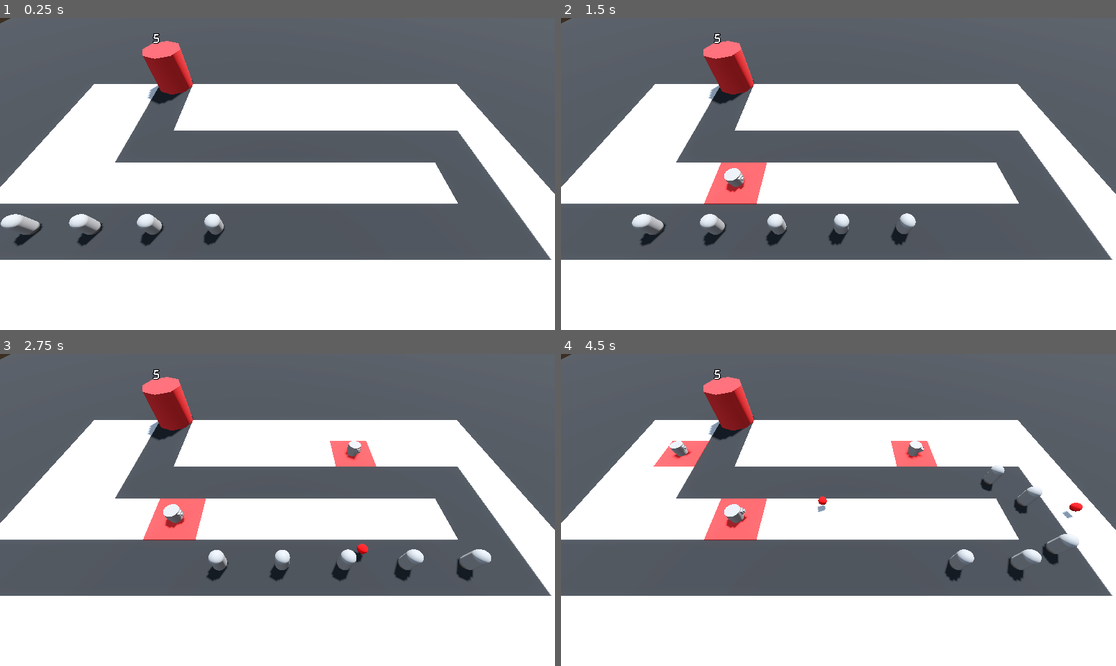
Above: before the commit, frames 1-4 (two rows, left to right).
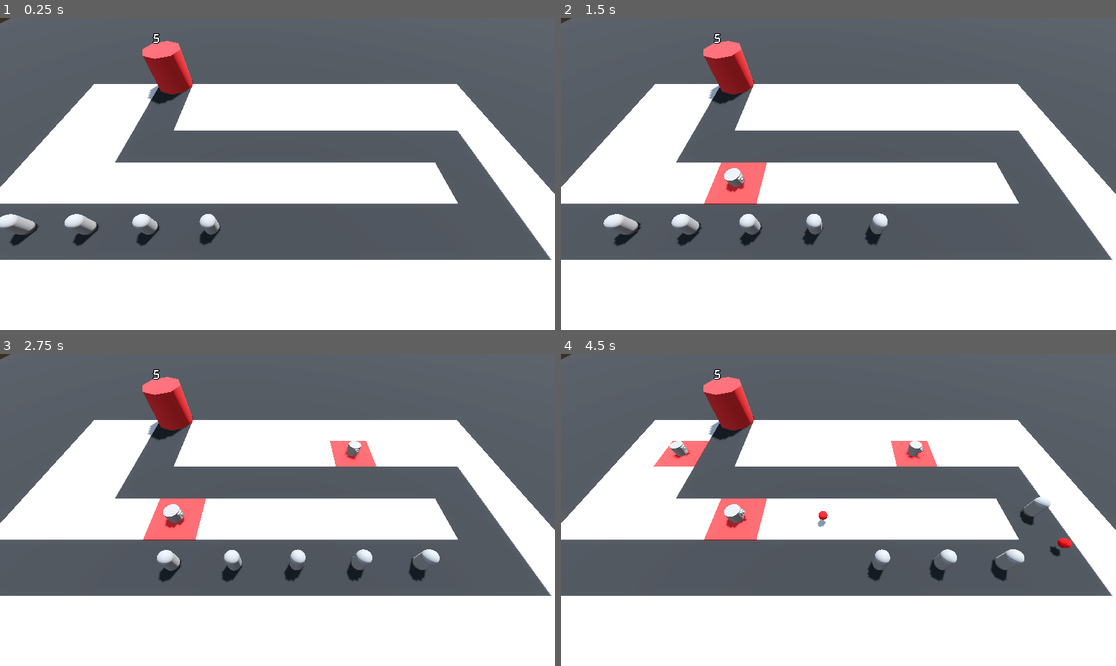
Above: after the commit, the same moments.

Repository: sushant102004/Barbarian-Tower-Defense-Game
Game: Godot game, scene res://Scenes/BaseLevel.tscn
Two runs of this game, one before a commit and one after it. Both use one fixed random seed, a clock stepped at 60 frames per second and the inputs below.
Inputs (mouse positions are in pixels of both pictures, inside the frame that each line leads up to):
- Up to frame 1 (0.25 s): no input
- Up to frame 2 (1.5 s): move the mouse to (960, 158) at 0.52 s; press the mouse at (960, 158) at 0.53 s; move the mouse to (727, 189) at 1.27 s; release the mouse at (727, 189) at 1.28 s; click (727, 189) at 1.35 s
- Up to frame 3 (2.75 s): move the mouse to (333, 441) at 2.02 s; press the mouse at (333, 441) at 2.03 s
- Up to frame 4 (4.5 s): move the mouse to (810, 572) at 2.77 s; release the mouse at (810, 572) at 2.78 s; click (810, 572) at 2.85 s; move the mouse to (1005, 556) at 3.52 s; press the mouse at (1005, 556) at 3.53 s; move the mouse to (672, 463) at 4.27 s; release the mouse at (672, 463) at 4.28 s; click (672, 463) at 4.35 s

The runs differ from the first frame. In frame 1, 0.9% of the frame differs, in the area x 0-41%, y 62-74%; in frame 2, 2.3%, in the area x 7-64%, y 50-74%; in frame 3, 2.1%; in frame 4, 1.9%.

Commit message:
added damage to enemy

Diff:
--- a/Scenes/enemy.gd
+++ b/Scenes/enemy.gd
@@ -1,11 +1,24 @@
 extends PathFollow3D
 
 @export var enemy_movement_speed : float = 0
+@export var max_health := 50.0
+
+var current_health : float:
+	set (health):
+		current_health = health
+
+		# Destroying Enemy Scene
+		if current_health < 1:
+			queue_free()
+
+func _ready():
+	current_health = max_health
+
 
 @onready var base = get_tree().get_first_node_in_group("base")
 
 func _process(delta: float) -> void:
-	progress += delta + enemy_movement_speed / 2
+	progress += delta + enemy_movement_speed / 2.5
 	if progress_ratio == 1:
 		base.take_damage()
 		set_process(false)
--- a/Scenes/enemy.tscn
+++ b/Scenes/enemy.tscn
@@ -1,8 +1,10 @@
-[gd_scene load_steps=3 format=3 uid="uid://c63bwcchio3ny"]
+[gd_scene load_steps=4 format=3 uid="uid://c63bwcchio3ny"]
 
 [ext_resource type="Script" path="res://Scenes/enemy.gd" id="1_7tnhy"]
 
 [sub_resource type="CapsuleMesh" id="CapsuleMesh_pb5o3"]
+
+[sub_resource type="CapsuleShape3D" id="CapsuleShape3D_tq6o1"]
 
 [node name="Enemy" type="PathFollow3D"]
 transform = Transform3D(0.00239415, 0, -0.999997, 0, 1, 0, 0.999997, 0, 0.00239415, 0, 0, 0)
@@ -13,3 +15,9 @@
 [node name="MeshInstance3D" type="MeshInstance3D" parent="."]
 transform = Transform3D(1, 0, 6.98492e-10, 0, 1, 0, -6.98492e-10, 0, 1, 0, 0.883662, 0)
 mesh = SubResource("CapsuleMesh_pb5o3")
+
+[node name="Area3D" type="Area3D" parent="." groups=["enemy_area"]]
+transform = Transform3D(1, 0, 9.31323e-10, 0, 1, 0, -9.31323e-10, 0, 1, 0, 0.877606, 0)
+
+[node name="CollisionShape3D" type="CollisionShape3D" parent="Area3D"]
+shape = SubResource("CapsuleShape3D_tq6o1")
--- /dev/null
+++ b/Scenes/projectile.gd
@@ -0,0 +1,12 @@
+extends Area3D
+
+@export var speed := 30
+@export var direction := Vector3.FORWARD
+
+func _physics_process(delta):
+	position += direction * speed * delta
+
+
+func _on_timer_timeout():
+	# Garbage Cleaning
+	queue_free()
--- a/Scenes/projectile.tscn
+++ b/Scenes/projectile.tscn
@@ -27,4 +27,5 @@
 one_shot = true
 autostart = true
 
+[connection signal="area_entered" from="." to="." method="_on_area_entered"]
 [connection signal="timeout" from="Timer" to="." method="_on_timer_timeout"]
--- a/Scenes/turret.gd
+++ b/Scenes/turret.gd
@@ -8,7 +8,6 @@
 func _physics_process(delta):
 	var enemy = enemy_path.get_children().back()
 	look_at(enemy.global_position, Vector3.UP, true)
-	print(enemy)
 
 func _on_timer_timeout():
 	var shot = projectile.instantiate()
--- a/project.godot
+++ b/project.godot
@@ -15,6 +15,11 @@
 config/features=PackedStringArray("4.2", "Forward Plus")
 config/icon="res://icon.svg"
 
+[editor]
+
+version_control/plugin_name="GitPlugin"
+version_control/autoload_on_startup=true
+
 [input]
 
 click={
--- a/projectile.gd
+++ b/projectile.gd
@@ -6,7 +6,12 @@
 func _physics_process(delta):
 	position += direction * speed * delta
 
-
 func _on_timer_timeout():
 	# Garbage Cleaning
 	queue_free()
+
+
+func _on_area_entered(area):
+	if area.is_in_group("enemy_area"):
+		area.get_parent().current_health -= 25
+		queue_free()
Not shown: 4 places in MeshLibrary/SpaceLibrary.tres that only renumber resources
Not shown, added: addons/godot-git-plugin/plugin.cfg
Not shown, added: addons/godot-git-plugin/LICENSE
Not shown, added: addons/godot-git-plugin/THIRDPARTY.md
Not shown, added: addons/godot-git-plugin/git_plugin.gdextension
Not shown, added: addons/godot-git-plugin/linux/libgit_plugin.linux.editor.x86_64.so
Not shown, added: addons/godot-git-plugin/macos/libgit_plugin.macos.editor.universal.dylib
Not shown, added: addons/godot-git-plugin/win64/libgit_plugin.windows.editor.x86_64.dll
Not shown, added: addons/godot-git-plugin/win64/libgit_plugin.windows.editor.x86_64.exp
Not shown, added: addons/godot-git-plugin/win64/libgit_plugin.windows.editor.x86_64.lib
